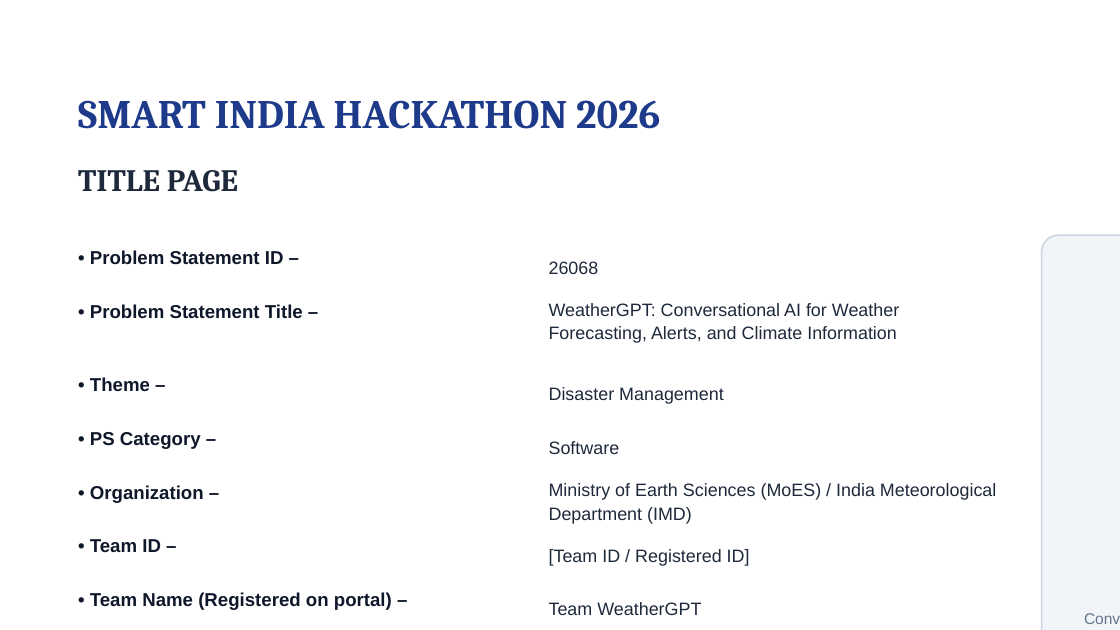
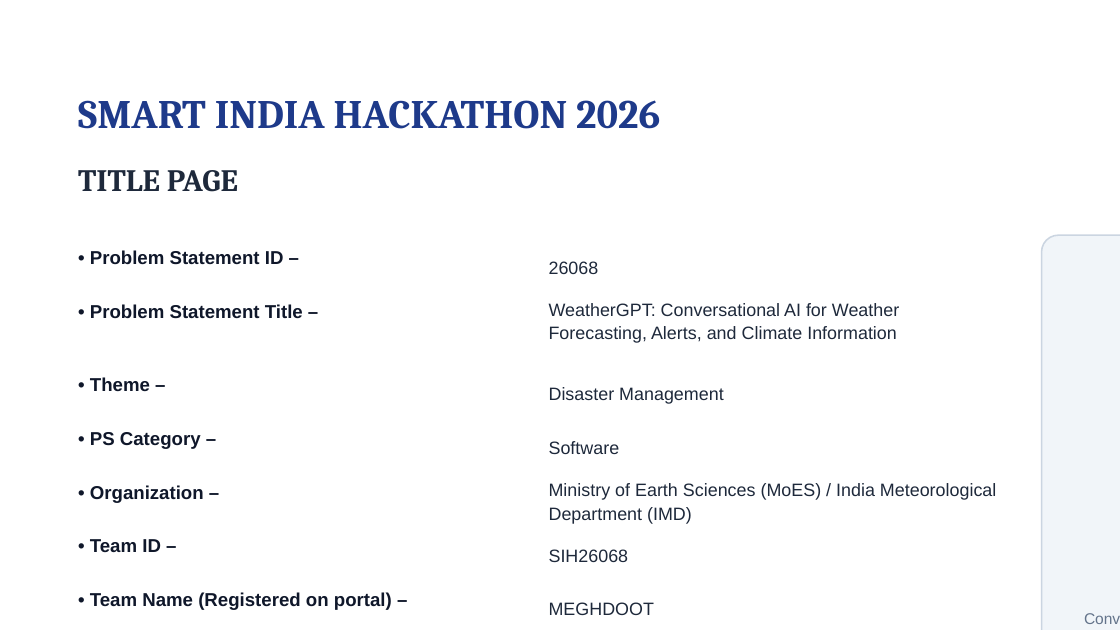
Before and after one commit to satitushar26-tech/WeatherGPT, a slide deck: slide 1 of WeatherGPT_SIH2026_Official_Submission.pptx. Drawn at 1120x630 pixels with LibreOffice and Linux fonts; fonts in the diff are those of the drawing. Boxes give left, top, right and bottom in pixels: in the first picture for what was removed or moved away, otherwise in the second. Text is boxed around its words. In the diff, an @@ line names an element or a change of style, - is before the commit and + after.

Commit message:
feat: set official team credentials: Team MEGHDOOT (ID: SIH26068)

```diff
--- a/WeatherGPT_SIH2026_Official_Submission.pptx
+++ b/WeatherGPT_SIH2026_Official_Submission.pptx
@@ text at <box>549,549,629,562</box>: text changed @@
-[Team ID / Registered ID]
+SIH26068
@@ text at <box>549,602,654,615</box>: text changed @@
-Team WeatherGPT
+MEGHDOOT
```
Also in this commit, not shown: 5 other slides changed, 5 other files.
